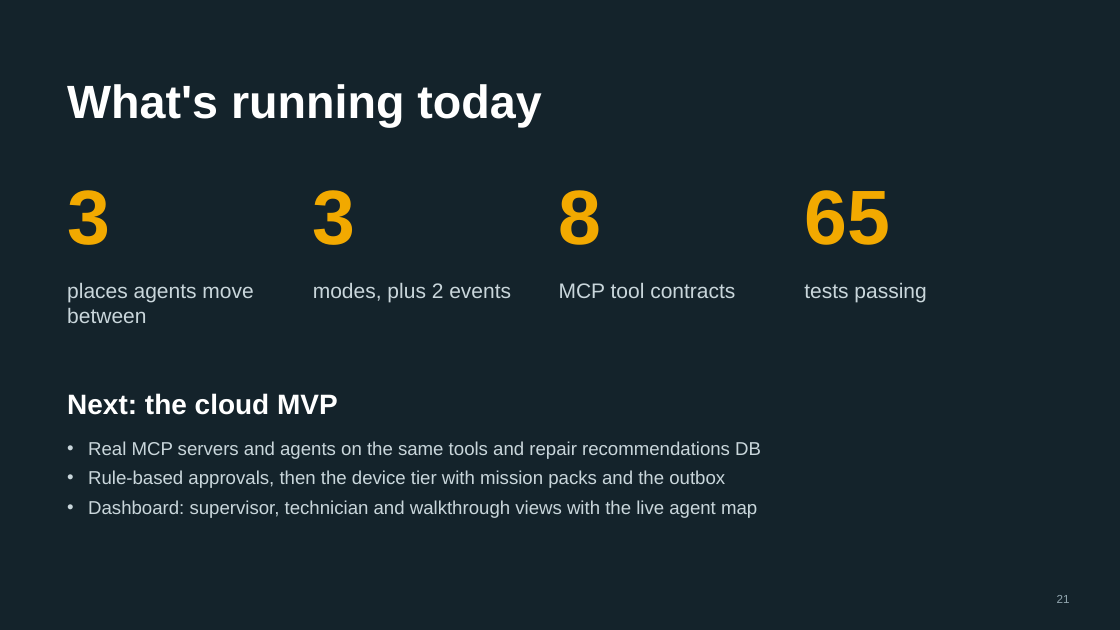
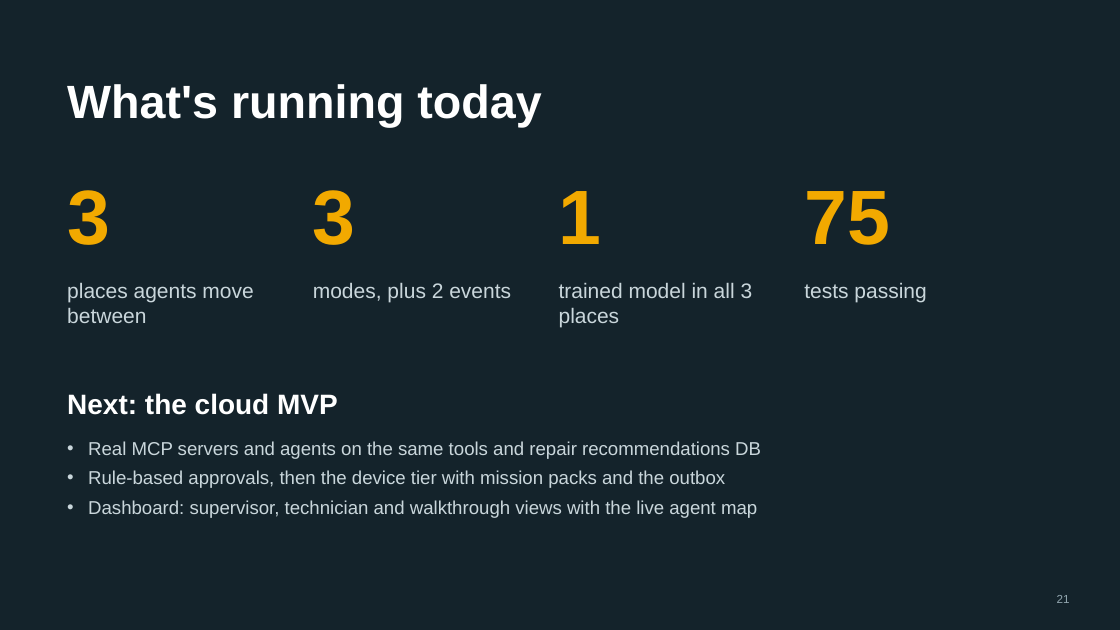
Before and after one commit to chandra50/hybrid-ai-service, a slide deck: slide 21 of docs/hybrid-ai-design.pptx. Drawn at 1120x630 pixels with LibreOffice and Linux fonts; fonts in the diff are those of the drawing. Boxes give left, top, right and bottom in pixels: in the first picture for what was removed or moved away, otherwise in the second. Text is boxed around its words. In the diff, an @@ line names an element or a change of style, - is before the commit and + after.

```diff
--- a/docs/hybrid-ai-design.pptx
+++ b/docs/hybrid-ai-design.pptx
@@ text at <box>559,191,602,244</box>: text changed @@
-8
+1
@@ text at <box>804,191,890,245</box>: text changed @@
-65
+75
@@ text at <box>559,283,753,327</box>: text changed @@
-MCP tool contracts
+trained model in all 3 places
```
Also in this commit, not shown: 5 other slides changed, 15 other files.
